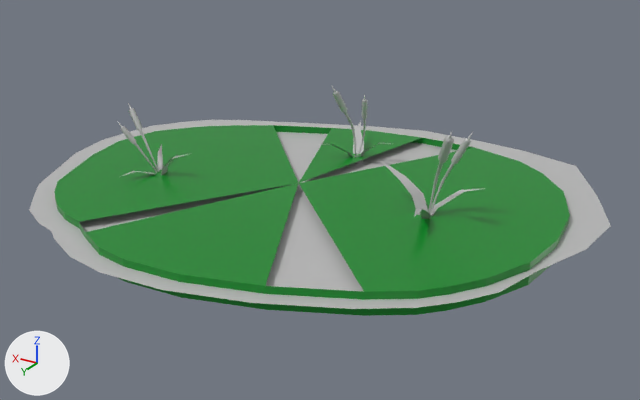
An edit to the FBX model GGJ2019/Assets/_Project/Meshes/Props/Swamp_01/Swamp_01.fbx, drawn before and after from the same camera.
Both versions are drawn from a 50 mm lens placed at (-2.85, 4.56, 2.26), pointed at (-0.15, 0.06, 0.01). The axes (+X, +Y, +Z) are drawn at lower left. The lights are the same throughout.

The older version as bpy lines, for what is in view:
```python
me_mesh = bpy.data.meshes.new('Mesh')
me_mesh.from_pydata(...)  # 485 vertices, 400 faces; spans x -186.0..186.0, y -2.0..71.0, z -153.0..153.0
me_mesh.materials.append(mat_m_colourpallet_01)  # its picture is missing
me_mesh_001 = bpy.data.meshes.new('Mesh.001')
me_mesh_001.from_pydata(...)  # 63 vertices, 54 faces; spans x -167.0..163.0, y -15.0..-1.0, z -141.0..125.0
me_mesh_001.materials.append(mat_m_col)  # green #008824
ob_col_swamp_01 = bpy.data.objects.new('COL_Swamp_01', me_mesh_001)
ob_col_swamp_01.parent = ob_swamp_01
ob_col_swamp_01.location = (0.0, 7.236, 0.0)
ob_swamp_01 = bpy.data.objects.new('Swamp_01', me_mesh)
ob_swamp_01.location = (0.0, 0.0, 0.0)
ob_swamp_01.rotation_euler = (1.571, 0.0, 0.0)  # degrees (90, 0, 0)
ob_swamp_01.scale = (0.01, 0.01, 0.01)
```
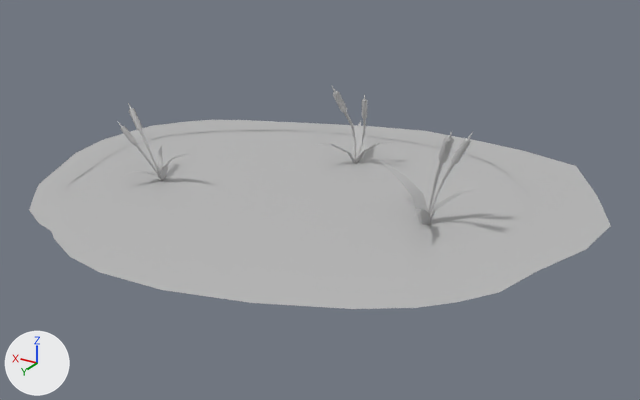
Pixel boxes [x1, y1, x2, y2] of what changed, in the pictures (640 x 400 px):
'COL_Swamp_01', hidden (green)
    before: [54, 125, 570, 316]
'Swamp_01', unchanged, uncovered by the edit
    both: [29, 86, 611, 309]

The change, as a list of edits to the scene's bpy script:
```text
Change ob_col_swamp_01:
    add ob_col_swamp_01.hide_viewport = True
```
